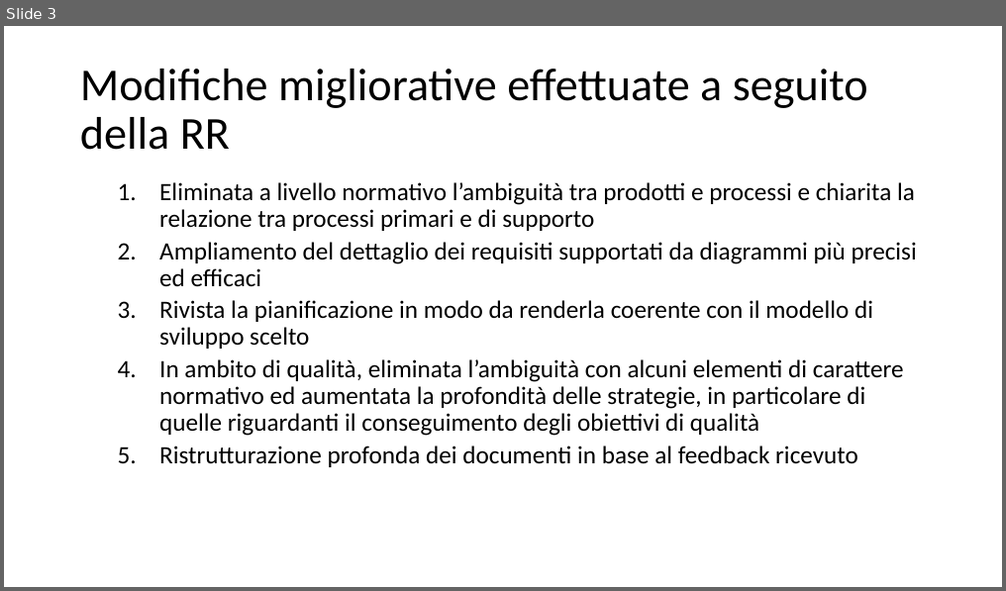
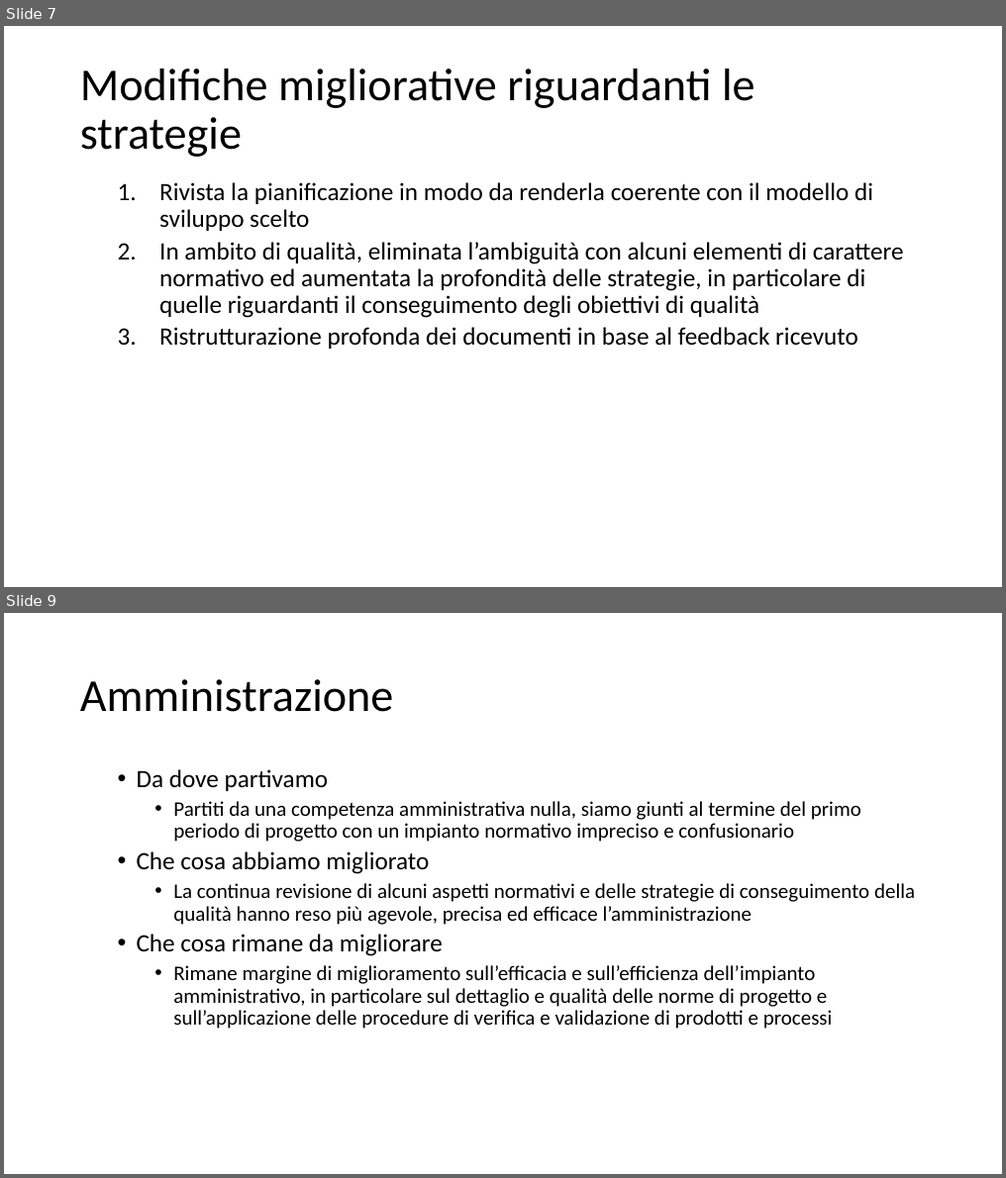
Before and after one commit to Italiaracerx/progettoSWE, a slide deck: Presentazioni/Presentazione RP 19-03-2018.pptx. Shown one above the other, each under a label of ours: slide 3 before the commit, slides 7 and 9 after it; the slides between them are not shown. The pictures are 1006x591 and 1006x1178 pixels, drawn with LibreOffice and Linux fonts; fonts in the diff are those of the drawing. Boxes give left, top, right and bottom in pixels: in the first picture for what was removed or moved away, otherwise in the second. Text is boxed around its words. In the diff, an @@ line names an element or a change of style, - is before the commit and + after.

```diff
--- a/Presentazioni/Presentazione RP 19-03-2018.pptx
+++ b/Presentazioni/Presentazione RP 19-03-2018.pptx
@@ slide 9 added at <box>4,613,1002,1174</box>, background #FFFFFF @@
@@ title added at <box>80,679,394,712</box>, 44 pt, text #000000 @@
+Amministrazione
@@ text added at <box>137,769,915,1029</box>, 20 pt, text #000000 @@
+  • Da dove partivamo
+    • Partiti da una competenza amministrativa nulla, siamo giunti al termine del primo periodo di progetto con un impianto normativo impreciso e confusionario
+  • Che cosa abbiamo migliorato
+    • La continua revisione di alcuni aspetti normativi e delle strategie di conseguimento della qualità hanno reso più agevole, precisa ed efficace l’amministrazione
+  • Che cosa rimane da migliorare
+    • Rimane margine di miglioramento sull’efficacia e sull’efficienza dell’impianto amministrativo, in particolare sul dettaglio e qualità delle norme di progetto e sull’applicazione delle procedure di verifica e validazione di prodotti e processi
@@ what was slide 3 is now slide 7 @@
@@ slide 7 changed as well @@
@@ title at <box>80,69,755,157</box>: text changed @@
-Modifiche migliorative effettuate a seguito della RR
+Modifiche migliorative riguardanti le strategie
@@ text at <box>159,182,917,286</box>: paragraphs removed @@
-  1. Eliminata a livello normativo l’ambiguità tra prodotti e processi e chiarita la relazione tra processi primari e di supporto
-  2. Ampliamento del dettaglio dei requisiti supportati da diagrammi più precisi ed efficaci
```
Also in this commit, not shown: 4 other slides changed, 9 other slides added.
